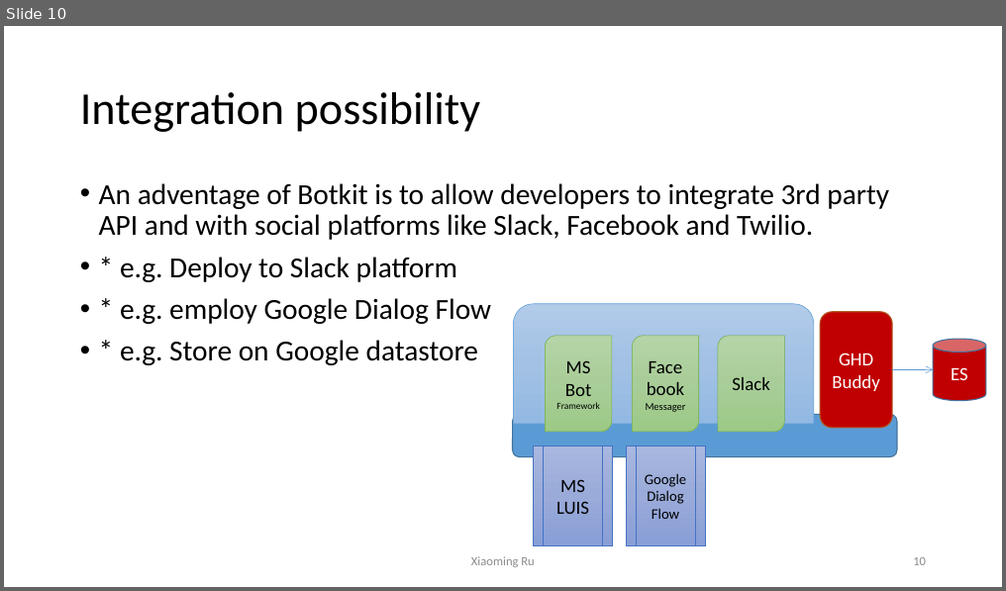
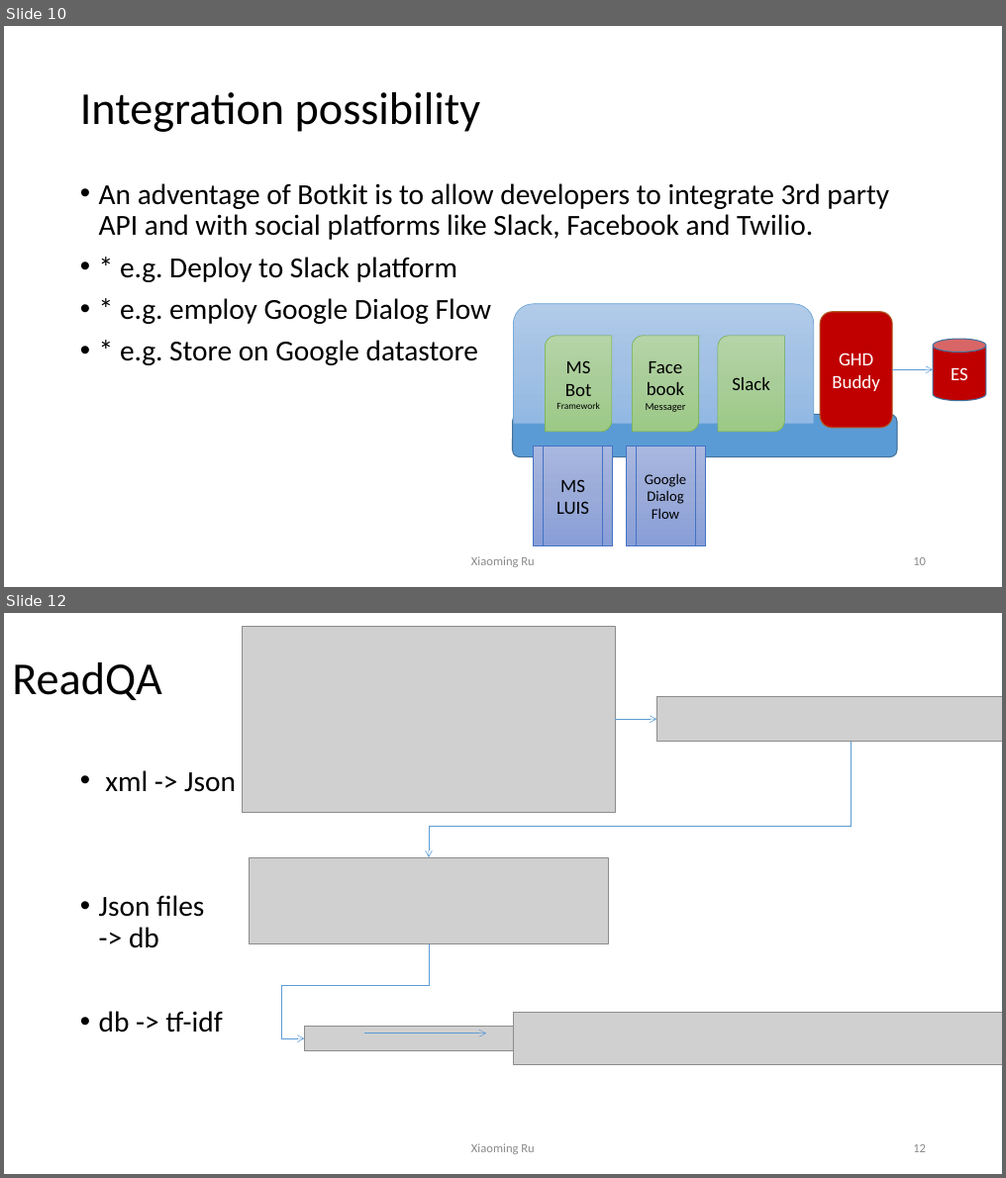
Before and after one commit to ruxmcs/openData, a slide deck: _Write/Botkit_intro.pptx. Shown one above the other, each under a label of ours: slide 10 before the commit, slides 10 and 12 after it; the slides between them are not shown. The pictures are 1006x591 and 1006x1178 pixels, drawn with LibreOffice and Linux fonts; fonts in the diff are those of the drawing; grey boxes stand for pictures. Boxes give left, top, right and bottom in pixels: in the first picture for what was removed or moved away, otherwise in the second. Text is boxed around its words. In the diff, an @@ line names an element or a change of style, - is before the commit and + after.

Commit message:
read

```diff
--- a/_Write/Botkit_intro.pptx
+++ b/_Write/Botkit_intro.pptx
@@ slide 12 added at box(4, 613, 1002, 1174), background #FFFFFF @@
@@ picture added at box(242, 626, 615, 812) @@
@@ title added at box(12, 663, 161, 700), 44 pt, text #000000 @@
+ReadQA
@@ picture added at box(656, 697, 1002, 741) @@
@@ arrow added from (615, 719) to (656, 719), #5B9BD5 0.5 pt @@
@@ elbow arrow added from (851, 741) to (429, 858), #5B9BD5 0.5 pt @@
@@ text added at box(99, 770, 236, 1033), 28 pt, text #000000 @@
+• xml -> Json
+• Json files
+  -> db
+• db -> tf-idf
@@ picture added at box(249, 858, 608, 945) @@
@@ elbow arrow added from (429, 945) to (304, 1039), #5B9BD5 0.5 pt @@
@@ picture added at box(304, 1027, 684, 1051) @@
@@ picture added at box(514, 1013, 1002, 1065) @@
@@ arrow added from (364, 1034) to (486, 1034), #5B9BD5 0.5 pt @@
@@ text added at box(471, 1144, 534, 1155), 12 pt, text #8C8C8C @@
+Xiaoming Ru
@@ page number added at box(913, 1145, 926, 1153), 12 pt, text #8C8C8C @@
+12
```
Also in this commit, not shown: 1 slide changed.
